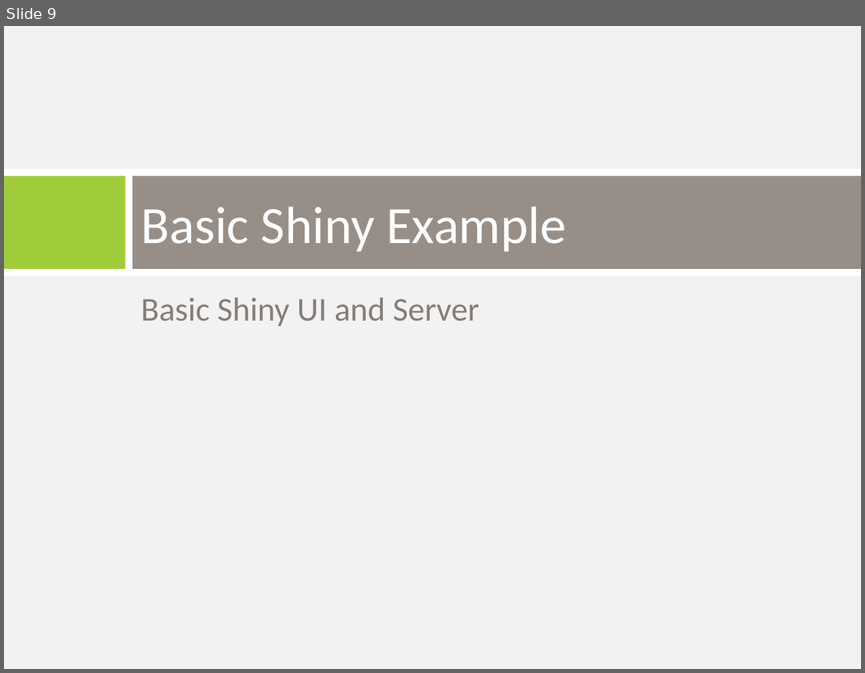
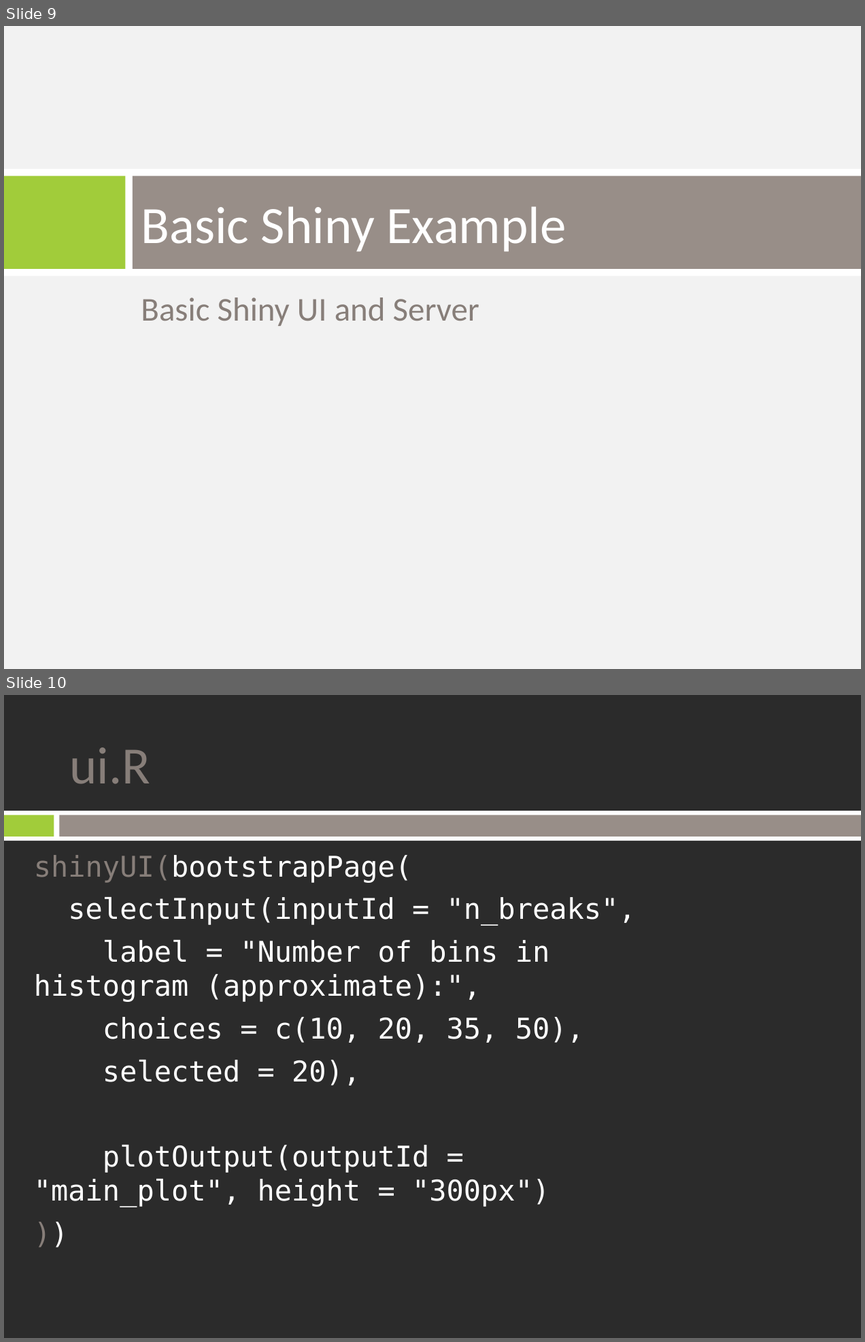
Before and after one commit to trestletech/shiny-sandbox, a slide deck: shiny_introduction.pptx. Shown one above the other, each under a label of ours: slide 9 before the commit, slides 9 and 10 after it. The pictures are 865x673 and 865x1342 pixels, drawn with LibreOffice and Linux fonts; fonts in the diff are those of the drawing; background and template pictures are left out; a plain dark background stands for a picture behind light text. Boxes give left, top, right and bottom in pixels: in the first picture for what was removed or moved away, otherwise in the second. Text is boxed around its words. In the diff, an @@ line names an element or a change of style, - is before the commit and + after.

```diff
--- a/shiny_introduction.pptx
+++ b/shiny_introduction.pptx
@@ slide 10 added at box(4, 695, 861, 1338), background picture (left out) @@
@@ title added at box(69, 747, 150, 784), 44 pt, text #877E79 @@
+ui.R
@@ rectangle added at box(4, 811, 861, 841), fill #FFFFFF @@
@@ rectangle added at box(4, 815, 54, 836), fill #A1CC3A @@
@@ rectangle added at box(60, 815, 861, 836), fill #988E88 @@
@@ text added at box(34, 855, 636, 1207), 24 pt, text #FFFFFF @@
+shinyUI(bootstrapPage(
+selectInput(inputId = "n_breaks",
+label = "Number of bins in histogram (approximate):",
+choices = c(10, 20, 35, 50),
+selected = 20),
+plotOutput(outputId = "main_plot", height = "300px")
+))
```
Also in this commit, not shown: 9 other slides added, 1 other file.
